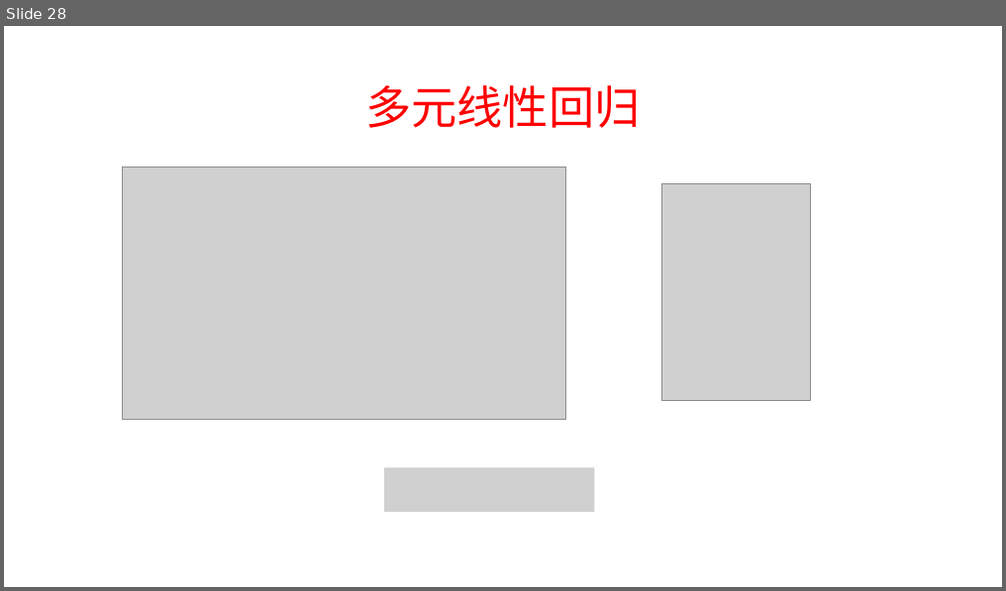
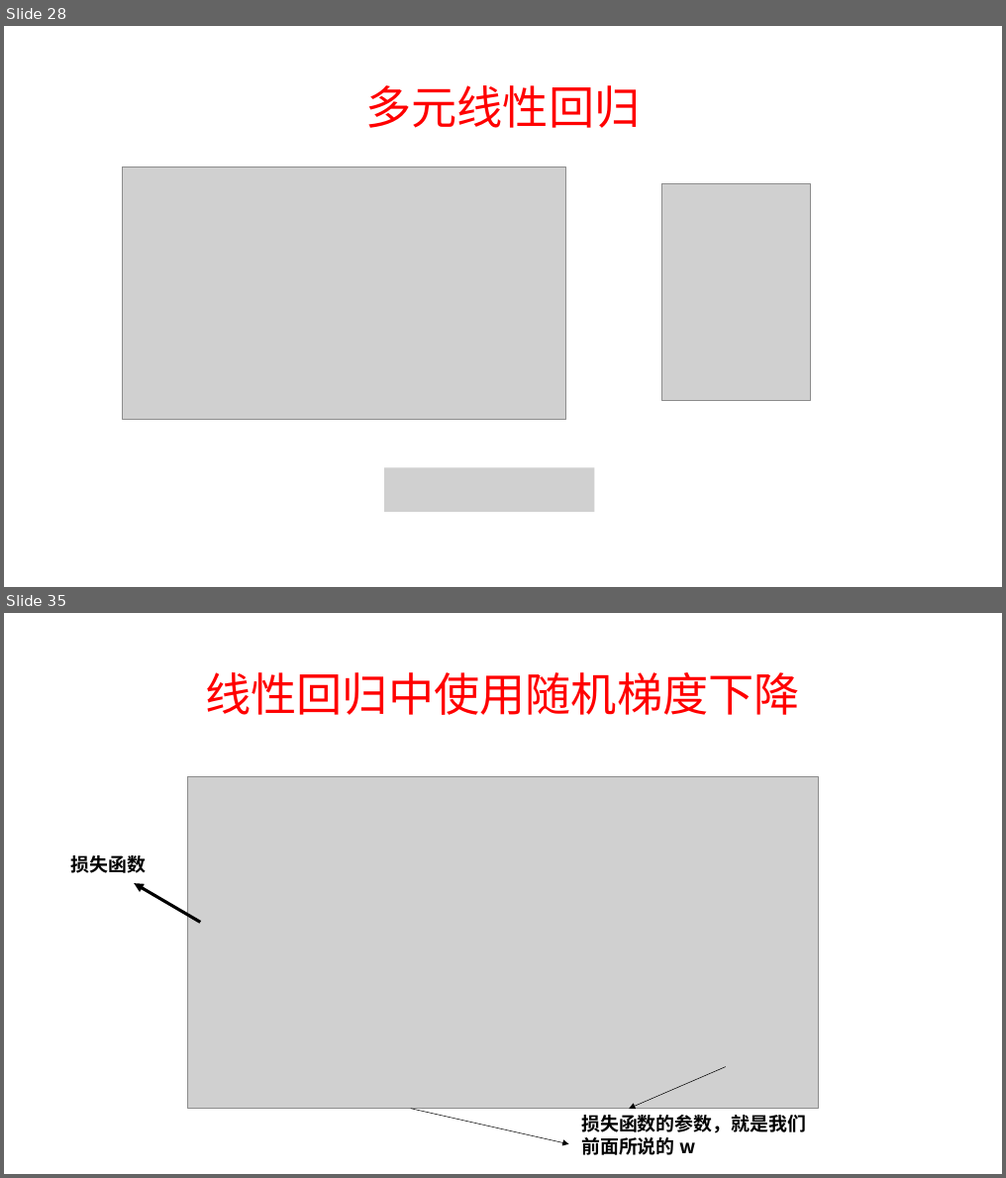
Before and after one commit to xpyuanfly/deepLearning, a slide deck: 3 线性神经网络-陈博/简单线性回归.pptx. Shown one above the other, each under a label of ours: slide 28 before the commit, slides 28 and 35 after it; the slides between them are not shown. The pictures are 1006x591 and 1006x1178 pixels, drawn with LibreOffice and Linux fonts; fonts in the diff are those of the drawing; grey boxes stand for pictures. Boxes give left, top, right and bottom in pixels: in the first picture for what was removed or moved away, otherwise in the second. Text is boxed around its words. In the diff, an @@ line names an element or a change of style, - is before the commit and + after.

Commit message:
7.7日线性回归代演示

```diff
--- a/3 线性神经网络-陈博/简单线性回归.pptx
+++ b/3 线性神经网络-陈博/简单线性回归.pptx
@@ slide 35 added at box(4, 613, 1002, 1174), background #FFFFFF @@
@@ title added at box(205, 672, 800, 715), 44 pt, text #FF0000 @@
+线性回归中使用随机梯度下降
@@ picture added at box(188, 777, 819, 1109) @@
@@ text added at box(70, 856, 146, 873), 18 pt, text #000000, bold @@
+损失函数
@@ arrow added from (200, 922) to (135, 883), #000000 3 pt @@
@@ arrow added from (726, 1067) to (629, 1109), #000000 0.5 pt @@
@@ arrow added from (411, 1109) to (569, 1145), #000000 0.5 pt @@
@@ text added at box(581, 1115, 806, 1156), 18 pt, text #000000, bold @@
+损失函数的参数，就是我们
+前面所说的 w
```
Also in this commit, not shown: 8 other slides added, 2 other files.
